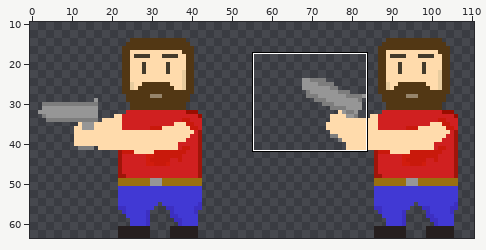
Two states of a sprite sheet, images/playerShoot.png. Above: a wide view before the commit, with the close-up outlined.
Close-up. First the earlier version:
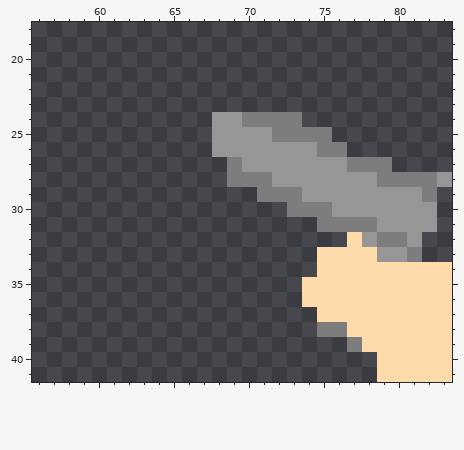
The file is 128x64 pixels. Pixels under 10% opacity are left out. Colours within 5 levels of each other are drawn and written as one. Shown: x 56..83, y 18..41. The wide view leaves out empty margins.
After:
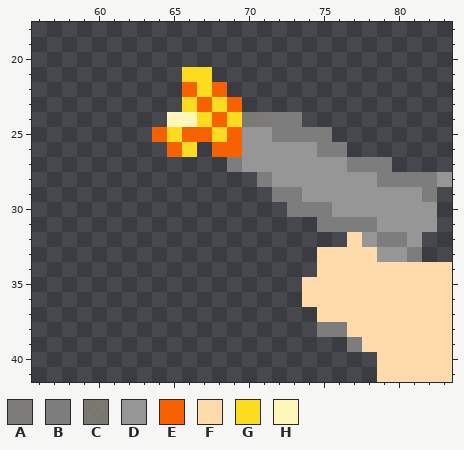
Palette (. is transparent): A #7f7d7af7  B #7d7d7d  C #828078dd  D #969696  E #f86100  F #ffdbac  G #fbdc1f  H #fff6b9
The exact change:
y 21: x 66..67 .. -> GG
y 22: x 66..68 ... -> EGE
y 23: x 66..69 .... -> GEGE
y 24: x 65..71 ...DDBB -> HHGEGCA
y 25: x 64..69 ....DD -> EGEEGE
y 26: x 65..66 .. -> EG; x 68..69 DD -> EE
y 28: x 69..70 BB -> ..
y 29: x 71 B -> .
Changed places in both close-ups, as pixel boxes (x1, y1, x2, y2):
changed: (152, 67, 272, 202)
